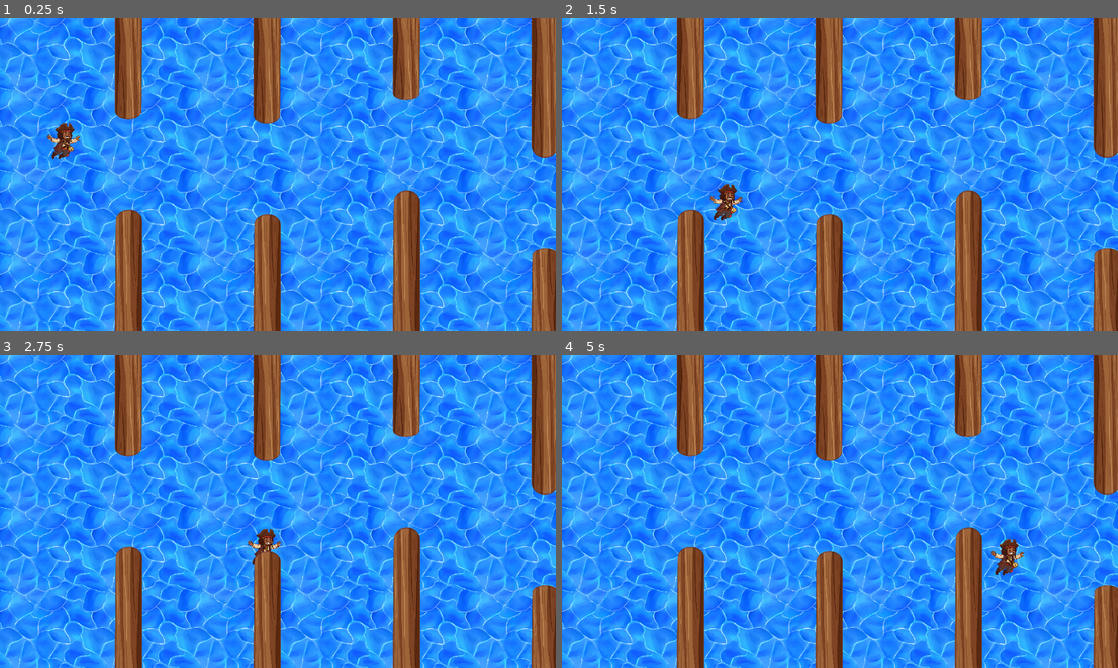
Above: before the commit, frames 1-4 (two rows, left to right).
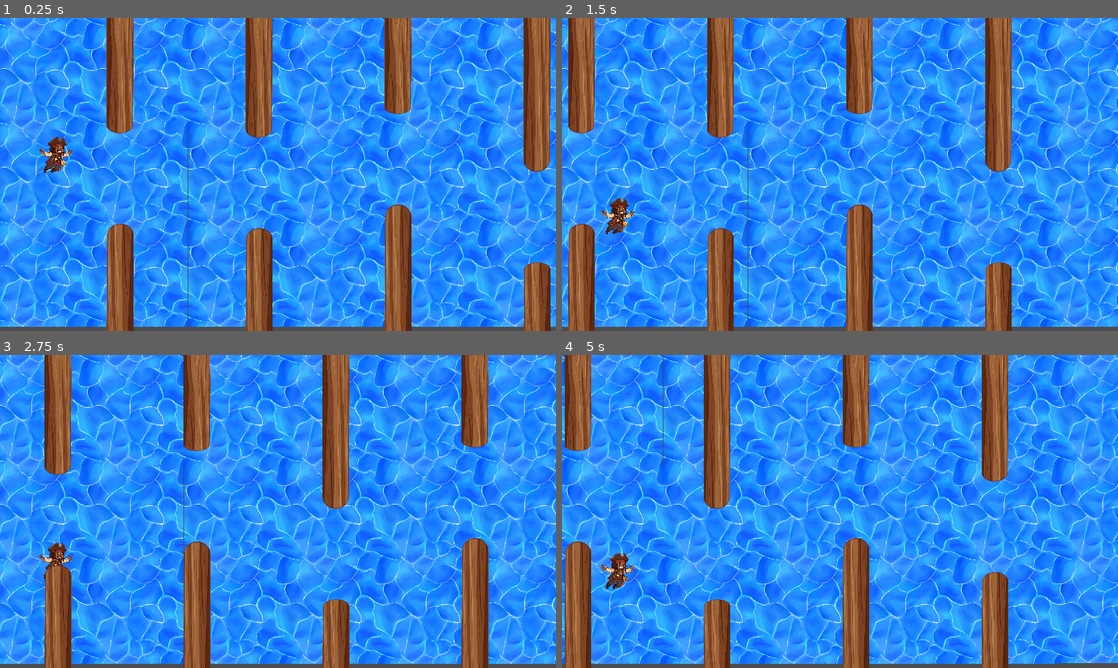
Above: after the commit, the same moments.

Repository: amodhakal/pcrpg
Game: Godot game, scene res://scenes/FirstGame.tscn
Same seed, same stepped clock (60 frames per second), same inputs: the game is played once before the commit and once after it.
Inputs (mouse positions are in pixels of both pictures, inside the frame that each line leads up to):
- Up to frame 1 (0.25 s): no input
- Up to frame 2 (1.5 s): move the mouse to (962, 158) at 0.52 s; click (962, 158) at 0.6 s; move the mouse to (728, 190) at 1.27 s; click (728, 190) at 1.35 s
- Up to frame 3 (2.75 s): move the mouse to (333, 442) at 2.02 s; click (333, 442) at 2.1 s
- Up to frame 4 (5 s): move the mouse to (812, 574) at 2.77 s; click (812, 574) at 2.85 s; move the mouse to (1006, 558) at 3.52 s; click (1006, 558) at 3.6 s; move the mouse to (673, 464) at 4.27 s; click (673, 464) at 4.35 s

The runs differ from the first frame. In frame 1, 56% of the frame differs, in the area x 0-100%, y 0-100%; in frame 2, 64%; in frame 3, 63%; in frame 4, 64%.

Commit message:
Added parralex background

Diff:
--- a/components/WaterTiled.tscn
+++ /dev/null
@@ -1,125 +0,0 @@
-[gd_scene load_steps=2 format=3 uid="uid://5s8u6abf4msm"]
-
-[ext_resource type="Texture2D" uid="uid://bx1q7kugcbm2v" path="res://images/WaterTile.png" id="1_0cnv6"]
-
-[node name="WaterTiled" type="Node2D"]
-
-[node name="WaterTile" type="Sprite2D" parent="."]
-position = Vector2(73, 58)
-scale = Vector2(0.102051, 0.102051)
-texture = ExtResource("1_0cnv6")
-
-[node name="WaterTile2" type="Sprite2D" parent="."]
-position = Vector2(282, 58)
-scale = Vector2(0.102051, 0.102051)
-texture = ExtResource("1_0cnv6")
-
-[node name="WaterTile3" type="Sprite2D" parent="."]
-position = Vector2(490.5, 57.5)
-scale = Vector2(0.102051, 0.102051)
-texture = ExtResource("1_0cnv6")
-
-[node name="WaterTile4" type="Sprite2D" parent="."]
-position = Vector2(699.5, 57.5)
-scale = Vector2(0.102051, 0.102051)
-texture = ExtResource("1_0cnv6")
-
-[node name="WaterTile5" type="Sprite2D" parent="."]
-position = Vector2(900.5, 58.5)
-scale = Vector2(0.102051, 0.102051)
-texture = ExtResource("1_0cnv6")
-
-[node name="WaterTile6" type="Sprite2D" parent="."]
-position = Vector2(1109.5, 58.5)
-scale = Vector2(0.102051, 0.102051)
-texture = ExtResource("1_0cnv6")
-
-[node name="WaterTile7" type="Sprite2D" parent="."]
-position = Vector2(73.5, 265)
-scale = Vector2(0.102051, 0.102051)
-texture = ExtResource("1_0cnv6")
-
-[node name="WaterTile8" type="Sprite2D" parent="."]
-position = Vector2(282.5, 265)
-scale = Vector2(0.102051, 0.102051)
-texture = ExtResource("1_0cnv6")
-
-[node name="WaterTile9" type="Sprite2D" parent="."]
-position = Vector2(491, 264.5)
-scale = Vector2(0.102051, 0.102051)
-texture = ExtResource("1_0cnv6")
-
-[node name="WaterTile10" type="Sprite2D" parent="."]
-position = Vector2(700, 264.5)
-scale = Vector2(0.102051, 0.102051)
-texture = ExtResource("1_0cnv6")
-
-[node name="WaterTile11" type="Sprite2D" parent="."]
-position = Vector2(901, 265.5)
-scale = Vector2(0.102051, 0.102051)
-texture = ExtResource("1_0cnv6")
-
-[node name="WaterTile12" type="Sprite2D" parent="."]
-position = Vector2(1110, 265.5)
-scale = Vector2(0.102051, 0.102051)
-texture = ExtResource("1_0cnv6")
-
-[node name="WaterTile13" type="Sprite2D" parent="."]
-position = Vector2(73.5, 474)
-scale = Vector2(0.102051, 0.102051)
-texture = ExtResource("1_0cnv6")
-
-[node name="WaterTile14" type="Sprite2D" parent="."]
-position = Vector2(282.5, 474)
-scale = Vector2(0.102051, 0.102051)
-texture = ExtResource("1_0cnv6")
-
-[node name="WaterTile15" type="Sprite2D" parent="."]
-position = Vector2(491, 473.5)
-scale = Vector2(0.102051, 0.102051)
-texture = ExtResource("1_0cnv6")
-
-[node name="WaterTile16" type="Sprite2D" parent="."]
-position = Vector2(700, 473.5)
-scale = Vector2(0.102051, 0.102051)
-texture = ExtResource("1_0cnv6")
-
-[node name="WaterTile17" type="Sprite2D" parent="."]
-position = Vector2(901, 474.5)
-scale = Vector2(0.102051, 0.102051)
-texture = ExtResource("1_0cnv6")
-
-[node name="WaterTile18" type="Sprite2D" parent="."]
-position = Vector2(1110, 474.5)
-scale = Vector2(0.102051, 0.102051)
-texture = ExtResource("1_0cnv6")
-
-[node name="WaterTile19" type="Sprite2D" parent="."]
-position = Vector2(74, 681)
-scale = Vector2(0.102051, 0.102051)
-texture = ExtResource("1_0cnv6")
-
-[node name="WaterTile20" type="Sprite2D" parent="."]
-position = Vector2(283, 681)
-scale = Vector2(0.102051, 0.102051)
-texture = ExtResource("1_0cnv6")
-
-[node name="WaterTile21" type="Sprite2D" parent="."]
-position = Vector2(491.5, 680.5)
-scale = Vector2(0.102051, 0.102051)
-texture = ExtResource("1_0cnv6")
-
-[node name="WaterTile22" type="Sprite2D" parent="."]
-position = Vector2(700.5, 680.5)
-scale = Vector2(0.102051, 0.102051)
-texture = ExtResource("1_0cnv6")
-
-[node name="WaterTile23" type="Sprite2D" parent="."]
-position = Vector2(901.5, 681.5)
-scale = Vector2(0.102051, 0.102051)
-texture = ExtResource("1_0cnv6")
-
-[node name="WaterTile24" type="Sprite2D" parent="."]
-position = Vector2(1110.5, 681.5)
-scale = Vector2(0.102051, 0.102051)
-texture = ExtResource("1_0cnv6")
--- a/project.godot
+++ b/project.godot
@@ -17,7 +17,7 @@
 
 [display]
 
-window/stretch/mode="viewport"
+window/stretch/mode="canvas_items"
 
 [input]
 
--- a/scenes/FirstGame.tscn
+++ b/scenes/FirstGame.tscn
@@ -1,16 +1,74 @@
-[gd_scene load_steps=4 format=3 uid="uid://i6xuywxd8ti1"]
+[gd_scene load_steps=5 format=3 uid="uid://i6xuywxd8ti1"]
 
-[ext_resource type="PackedScene" uid="uid://5s8u6abf4msm" path="res://components/WaterTiled.tscn" id="1_8xn6n"]
 [ext_resource type="Script" path="res://scripts/FirstLocation.gd" id="1_w18b5"]
 [ext_resource type="PackedScene" uid="uid://5m41otf61onj" path="res://components/Character.tscn" id="2_7u7ew"]
+[ext_resource type="Script" path="res://scripts/Camera.gd" id="4_b6o5m"]
+[ext_resource type="Texture2D" uid="uid://bx1q7kugcbm2v" path="res://images/WaterTile.png" id="4_f28q1"]
 
 [node name="FirstLocation" type="Node2D"]
 position = Vector2(-22, 36)
 script = ExtResource("1_w18b5")
 
-[node name="WaterTiled" parent="." instance=ExtResource("1_8xn6n")]
-position = Vector2(40, -12)
-scale = Vector2(0.935916, 0.821831)
+[node name="Character" parent="." instance=ExtResource("2_7u7ew")]
+position = Vector2(112, 186)
 
-[node name="Character" parent="." instance=ExtResource("2_7u7ew")]
-position = Vector2(111, 186)
+[node name="Camera2D" type="Camera2D" parent="."]
+position = Vector2(598, 288)
+script = ExtResource("4_b6o5m")
+
+[node name="ParallaxBackground" type="ParallaxBackground" parent="."]
+offset = Vector2(0, 500)
+transform = Transform2D(1, 0, 0, 1, 0, 500)
+
+[node name="ParallaxLayer" type="ParallaxLayer" parent="ParallaxBackground"]
+motion_mirroring = Vector2(204, 204)
+
+[node name="WaterTile" type="Sprite2D" parent="ParallaxBackground/ParallaxLayer"]
+position = Vector2(100, -401)
+scale = Vector2(0.1, 0.1)
+texture = ExtResource("4_f28q1")
+
+[node name="WaterTile2" type="Sprite2D" parent="ParallaxBackground/ParallaxLayer"]
+position = Vector2(509, -401)
+scale = Vector2(0.1, 0.1)
+texture = ExtResource("4_f28q1")
+
+[node name="WaterTile3" type="Sprite2D" parent="ParallaxBackground/ParallaxLayer"]
+position = Vector2(917, -401)
+scale = Vector2(0.1, 0.1)
+texture = ExtResource("4_f28q1")
+
+[node name="WaterTile4" type="Sprite2D" parent="ParallaxBackground/ParallaxLayer"]
+position = Vector2(100.4, 7.4)
+scale = Vector2(0.1, 0.1)
+texture = ExtResource("4_f28q1")
+
+[node name="WaterTile5" type="Sprite2D" parent="ParallaxBackground/ParallaxLayer"]
+position = Vector2(509.4, 7.4)
+scale = Vector2(0.1, 0.1)
+texture = ExtResource("4_f28q1")
+
+[node name="WaterTile6" type="Sprite2D" parent="ParallaxBackground/ParallaxLayer"]
+position = Vector2(917.4, 7.4)
+scale = Vector2(0.1, 0.1)
+texture = ExtResource("4_f28q1")
+
+[node name="WaterTile7" type="Sprite2D" parent="ParallaxBackground/ParallaxLayer"]
+position = Vector2(1326.4, -400.6)
+scale = Vector2(0.1, 0.1)
+texture = ExtResource("4_f28q1")
+
+[node name="WaterTile8" type="Sprite2D" parent="ParallaxBackground/ParallaxLayer"]
+position = Vector2(1325.8, 6.80001)
+scale = Vector2(0.1, 0.1)
+texture = ExtResource("4_f28q1")
+
+[node name="WaterTile9" type="Sprite2D" parent="ParallaxBackground/ParallaxLayer"]
+position = Vector2(1325.4, -401.6)
+scale = Vector2(0.1, 0.1)
+texture = ExtResource("4_f28q1")
+
+[node name="WaterTile10" type="Sprite2D" parent="ParallaxBackground/ParallaxLayer"]
+position = Vector2(1325.8, 6.80001)
+scale = Vector2(0.1, 0.1)
+texture = ExtResource("4_f28q1")
--- /dev/null
+++ b/scripts/Camera.gd
@@ -0,0 +1,27 @@
+extends Camera2D
+
+const VIEWPORT_WIDTH = 1152
+const VIEWPORT_HEIGHT = 590
+@export var target_path: NodePath = "../Character"
+@export var y_position: float = VIEWPORT_HEIGHT / 2
+@export var lookahead_factor: float = 0.5  # How far ahead to look
+
+var target: Node2D = null
+
+func _ready():
+	# Get reference to the target node
+	if target_path:
+		target = get_node_or_null(target_path)
+
+func _physics_process(_delta):
+	if target:
+		# Only follow in the x direction
+		var target_x = target.global_position.x + VIEWPORT_WIDTH / 2.5
+
+		# Add some lookahead based on character velocity
+		if target is CharacterBody2D:
+			target_x += target.velocity.x * lookahead_factor * 0.01
+
+		# Update only the x position, keep y fixed
+		global_position.x = target_x
+		global_position.y = y_position
--- a/scripts/FirstLocation.gd
+++ b/scripts/FirstLocation.gd
@@ -31,6 +31,4 @@
 		obstacles.push_back(obstacleTop)
 		obstacles.push_back(obstacleBottom)
 
-
-
 	return obstacles
Not shown, added: components/.DS_Store
